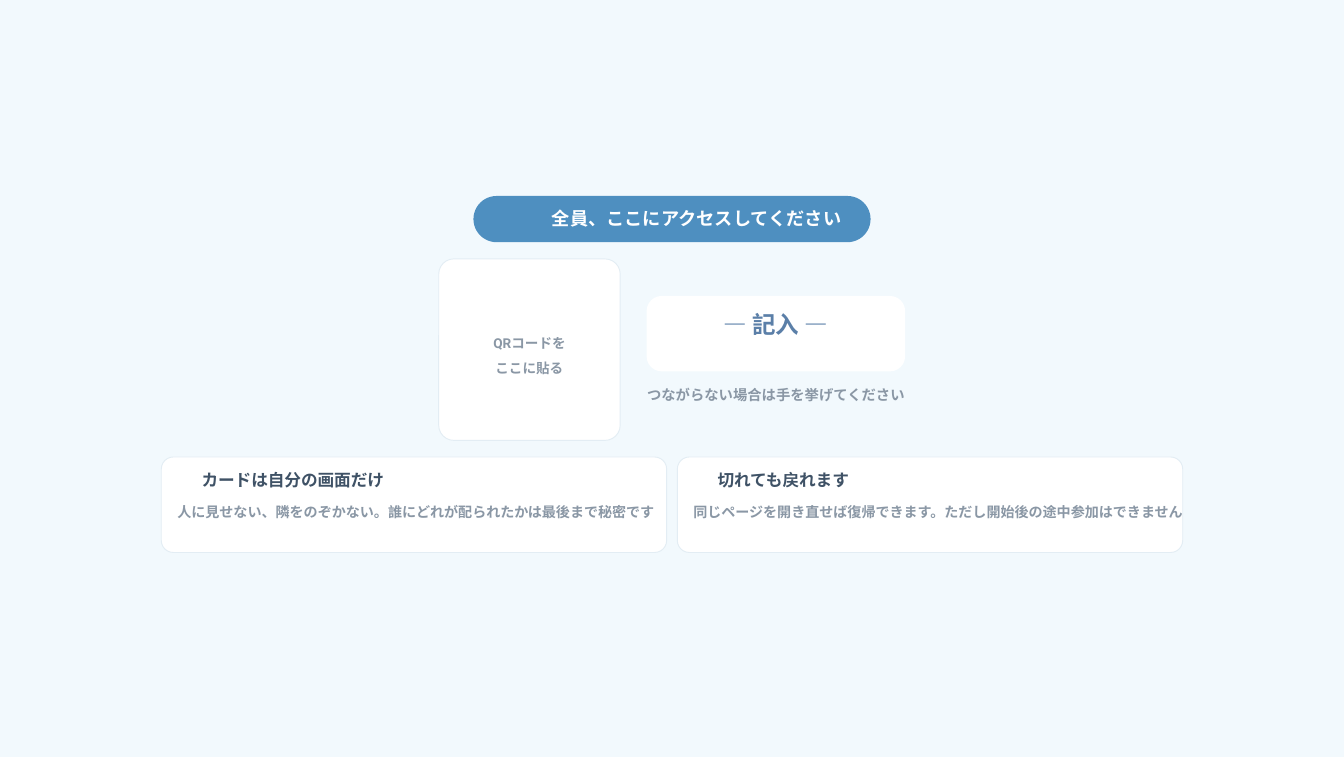
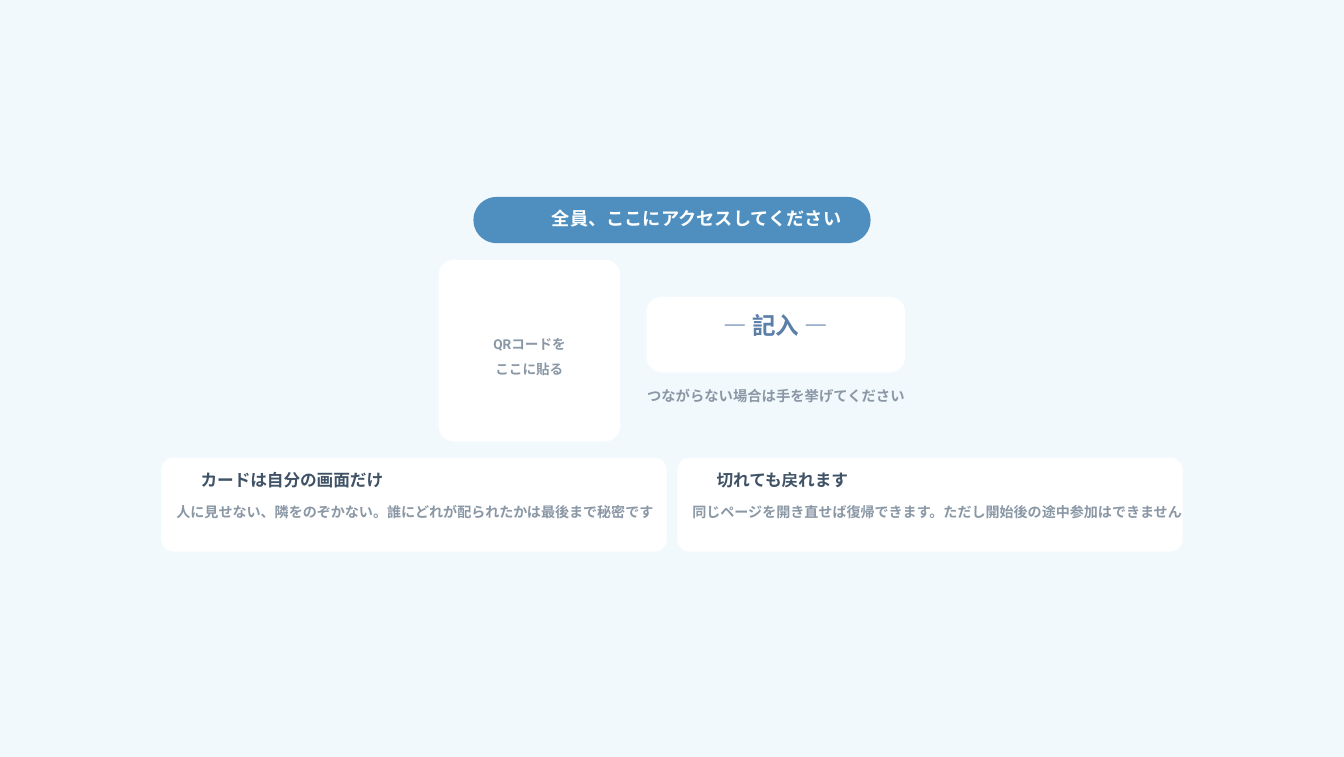
Before and after one commit to arico1101/door-world-short-online, a slide deck: slide 8 of slides.pptx. Drawn at 1344x757 pixels with LibreOffice and Linux fonts; fonts in the diff are those of the drawing; background and template pictures are left out. Boxes give left, top, right and bottom in pixels: in the first picture for what was removed or moved away, otherwise in the second. Text is boxed around its words. In the diff, an @@ line names an element or a change of style, - is before the commit and + after.

```diff
--- a/slides.pptx
+++ b/slides.pptx
@@ rounded rectangle at (439, 260, 620, 441): outline #E3EDF4 0.75 pt to none @@
@@ rounded rectangle at (161, 458, 667, 551): outline #E3EDF4 0.75 pt to none; proportions changed @@
@@ rounded rectangle at (677, 458, 1183, 551): outline #E3EDF4 0.75 pt to none; proportions changed @@
```
Also in this commit, not shown: 10 other slides changed, 4 other files.
